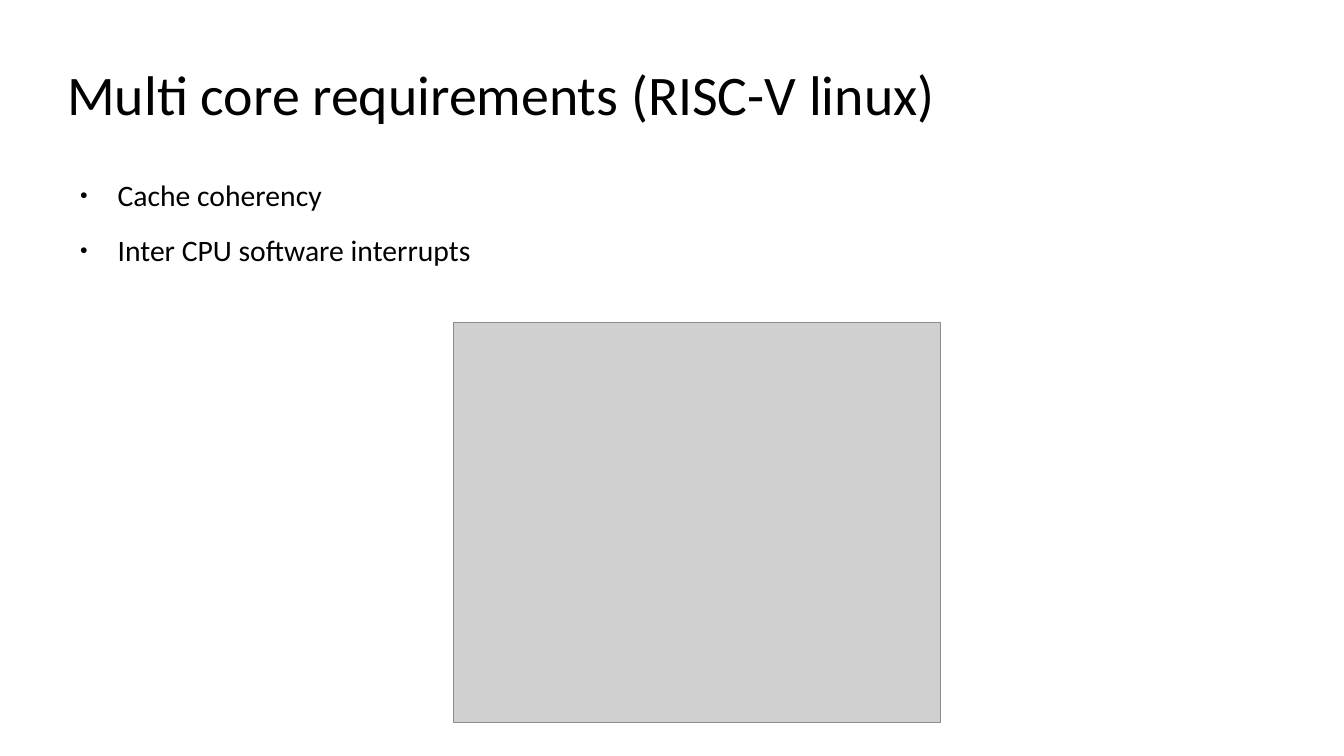
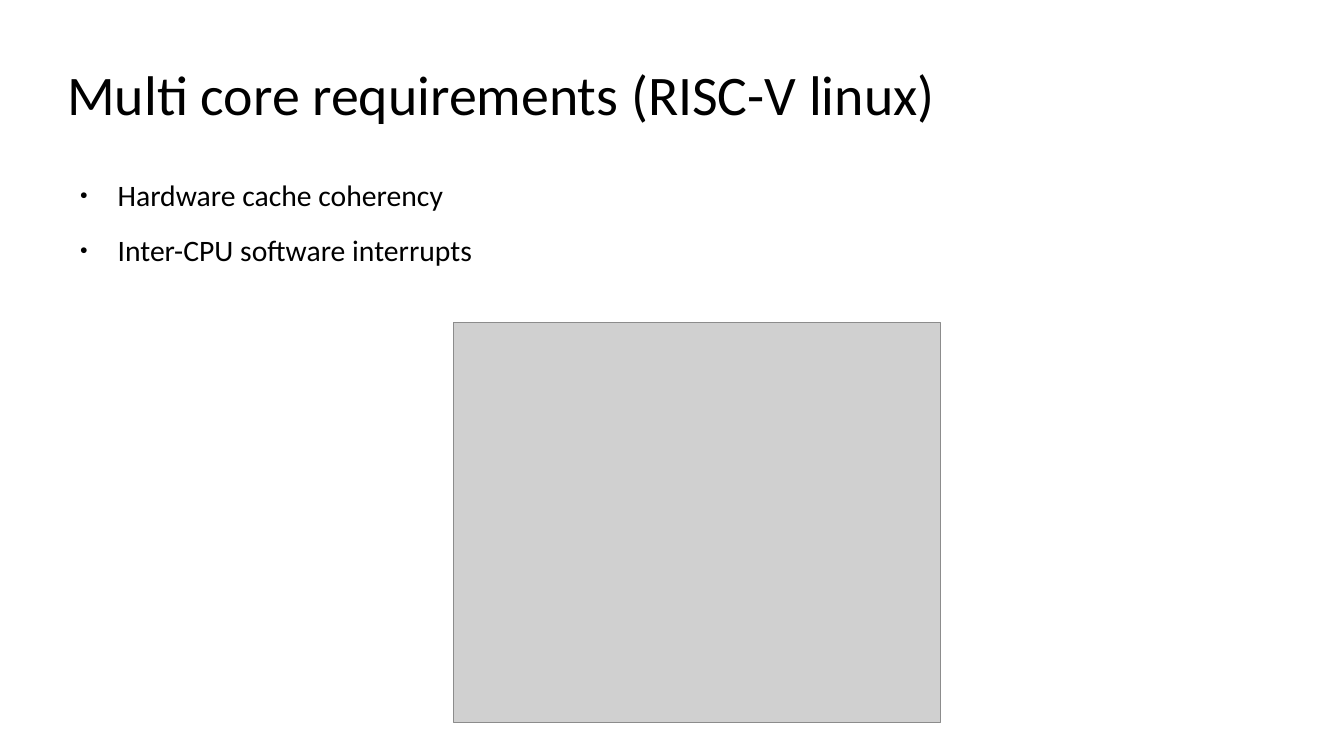
Before and after one commit to SpinalHDL/SpinalDoc, a slide deck: slide 17 of presentation/en/37c3_271223/37c3_271223.odp (slide 18 before the commit). Drawn at 1344x756 pixels with LibreOffice and Linux fonts; fonts in the diff are those of the drawing; grey boxes stand for pictures. Boxes give left, top, right and bottom in pixels: in the first picture for what was removed or moved away, otherwise in the second. Text is boxed around its words. In the diff, an @@ line names an element or a change of style, - is before the commit and + after.

```diff
--- a/presentation/en/37c3_271223/37c3_271223.odp
+++ b/presentation/en/37c3_271223/37c3_271223.odp
@@ text at [118,185,472,266]: text changed @@
-● Cache coherency
-● Inter CPU software interrupts
+● Hardware cache coherency
+● Inter-CPU software interrupts
```
Also in this commit, not shown: 20 other slides changed, 5 slides added, 2 other files.
